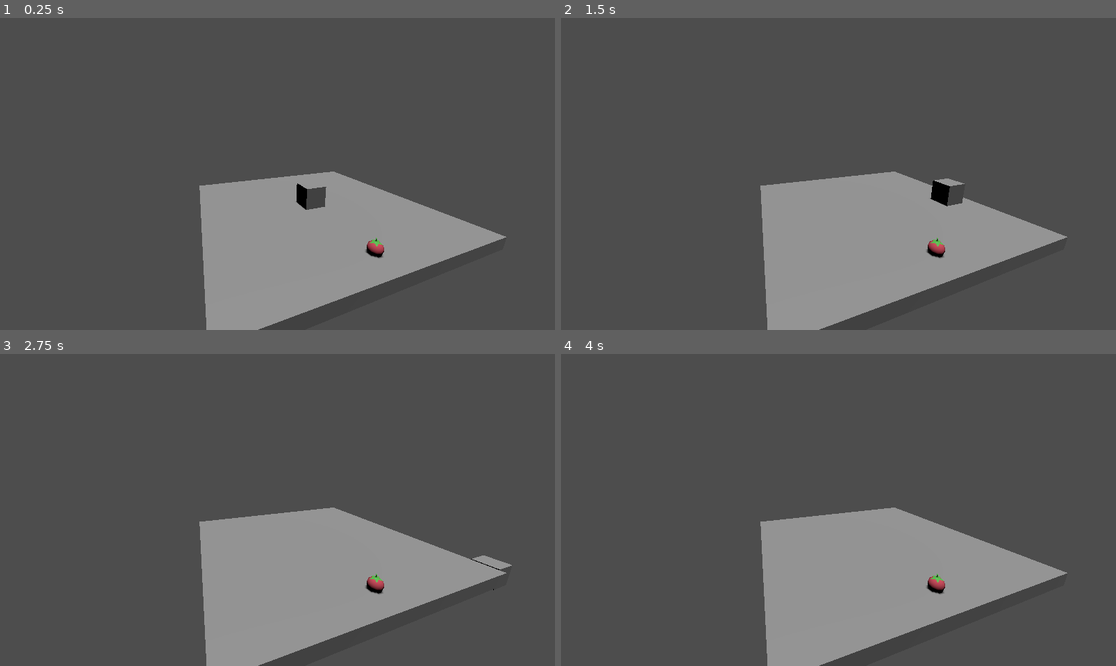
Above: before the commit, frames 1-4 (two rows, left to right).
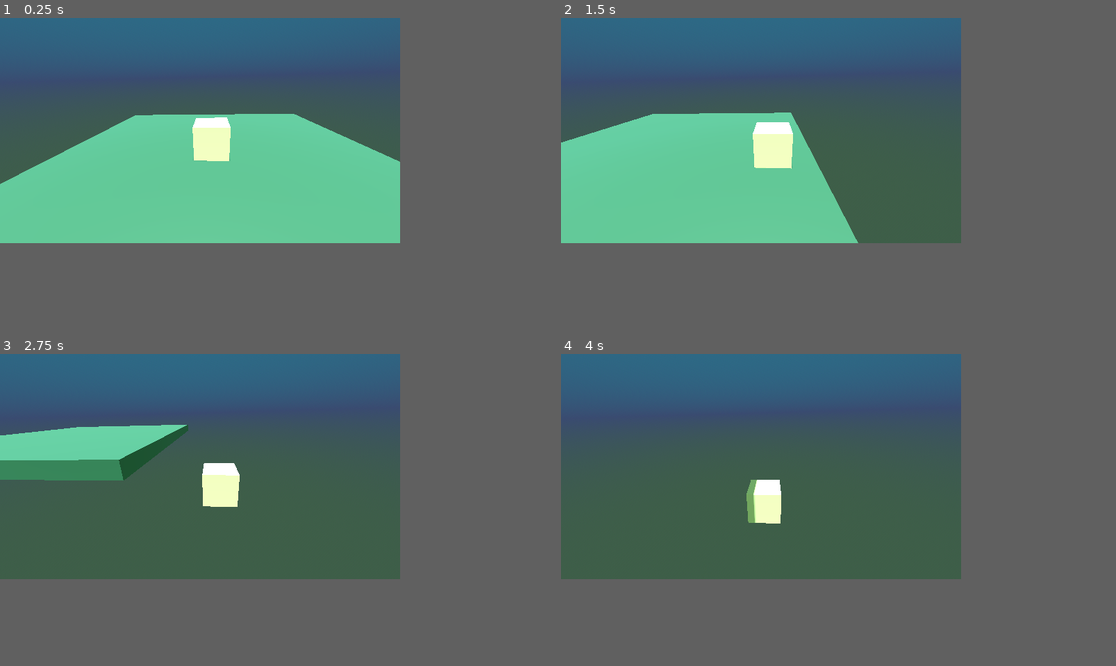
Above: after the commit, the same moments.

Repository: myrrhpansies/moPeachesTEST
Game: Godot game, scene res://scenes/level_1.tscn
Same seed, same stepped clock (60 frames per second), same inputs: the game is played once before the commit and once after it. The project has no main scene, so this scene is started directly.
Inputs:
- Up to frame 1 (0.25 s): no input
- Up to frame 2 (1.5 s): tap Enter (ui_accept) at 0.5, 0.77 s; hold D (Right) 0.53-1.28 s; hold S (Down) from 1.28 s (still down)
- Up to frame 3 (2.75 s): tap Enter (ui_accept) at 1.52 s; release S (Down) at 2.03 s; hold D (Right) from 2.03 s (still down)
- Up to frame 4 (4 s): release D (Right) at 2.78 s; hold W (Up) 2.78-3.53 s; tap Enter (ui_accept) at 3.02, 3.77 s; hold A (Left) from 3.53 s (still down)
In our replay, the window is 799x449 before the commit and 576x324 after it. These sizes can differ from the game's own. Grey fills any space a smaller window leaves; there, only what the larger window draws over its background counts as a difference.

The runs differ from the first frame. In frame 1, 52% of the frame differs, in the area x 0-92%, y 0-100%; in frame 2, 50%; in frame 3, 39%; in frame 4, 34%.

Commit message:
camera tomfoolery

Diff:
--- a/project.godot
+++ b/project.godot
@@ -12,6 +12,12 @@
 
 config/name="3DtEST"
 config/features=PackedStringArray("4.1")
+
+[display]
+
+window/size/viewport_width=576
+window/size/viewport_height=324
+window/stretch/mode="viewport"
 
 [input]
 
--- a/scenes/Blossom.gd
+++ b/scenes/Blossom.gd
@@ -9,6 +9,9 @@
 
 
 func _physics_process(delta):
+
+
+
 	# Add the gravity.
 	if not is_on_floor():
 		velocity.y -= gravity * delta
@@ -29,3 +32,5 @@
 		velocity.z = move_toward(velocity.z, 0, SPEED)
 
 	move_and_slide()
+	#camera controller
+	$cameraCon.position = lerp($cameraCon.position , position, 0.25)
--- a/scenes/Blossom.tscn
+++ b/scenes/Blossom.tscn
@@ -1,8 +1,12 @@
-[gd_scene load_steps=4 format=3 uid="uid://c58vkh2tbeeaa"]
+[gd_scene load_steps=5 format=3 uid="uid://c58vkh2tbeeaa"]
 
 [ext_resource type="Script" path="res://scenes/Blossom.gd" id="1_m11r0"]
 
+[sub_resource type="StandardMaterial3D" id="StandardMaterial3D_xbvqq"]
+albedo_color = Color(0.937255, 0.905882, 0.72549, 1)
+
 [sub_resource type="BoxMesh" id="BoxMesh_b3nmy"]
+material = SubResource("StandardMaterial3D_xbvqq")
 
 [sub_resource type="BoxShape3D" id="BoxShape3D_jqdg6"]
 
@@ -15,3 +19,12 @@
 
 [node name="CollisionShape3D" type="CollisionShape3D" parent="."]
 shape = SubResource("BoxShape3D_jqdg6")
+
+[node name="cameraCon" type="Node3D" parent="."]
+top_level = true
+
+[node name="cameraTar" type="Node3D" parent="cameraCon"]
+transform = Transform3D(0.996995, 4.47035e-08, 0.0774673, -0.0266428, 0.938998, 0.342888, -0.0727417, -0.343922, 0.936176, 0, 1.7446, 4.14614)
+
+[node name="Camera3D" type="Camera3D" parent="cameraCon/cameraTar"]
+current = true
--- /dev/null
+++ b/scenes/level_1.tres
@@ -0,0 +1,19 @@
+[gd_resource type="Environment" load_steps=3 format=3 uid="uid://2ircmb5swwhi"]
+
+[sub_resource type="ProceduralSkyMaterial" id="ProceduralSkyMaterial_wvt2s"]
+sky_top_color = Color(0.176471, 0.423529, 0.529412, 1)
+sky_horizon_color = Color(0.227451, 0.294118, 0.439216, 1)
+sky_curve = 0.0923352
+ground_bottom_color = Color(0.243137, 0.368627, 0.282353, 1)
+ground_horizon_color = Color(0.227451, 0.294118, 0.439216, 1)
+ground_curve = 0.105561
+
+[sub_resource type="Sky" id="Sky_pednj"]
+sky_material = SubResource("ProceduralSkyMaterial_wvt2s")
+
+[resource]
+background_mode = 2
+sky = SubResource("Sky_pednj")
+ambient_light_color = Color(0.337255, 0.509804, 0.32549, 1)
+ambient_light_sky_contribution = 0.4
+ambient_light_energy = 3.2
--- a/scenes/level_1.tscn
+++ b/scenes/level_1.tscn
@@ -1,18 +1,21 @@
-[gd_scene load_steps=5 format=3 uid="uid://cfejhx1hmxhek"]
+[gd_scene load_steps=7 format=3 uid="uid://cfejhx1hmxhek"]
 
 [ext_resource type="PackedScene" uid="uid://c58vkh2tbeeaa" path="res://scenes/Blossom.tscn" id="2_rf4ia"]
 [ext_resource type="PackedScene" uid="uid://c3qbj17hfqlds" path="res://scenes/tomato.tscn" id="3_4mvir"]
+[ext_resource type="Environment" uid="uid://2ircmb5swwhi" path="res://scenes/level_1.tres" id="3_r7w7m"]
+
+[sub_resource type="StandardMaterial3D" id="StandardMaterial3D_3ogil"]
+albedo_color = Color(0.25098, 0.443137, 0.360784, 1)
+roughness = 0.59
 
 [sub_resource type="BoxMesh" id="BoxMesh_ey01j"]
+material = SubResource("StandardMaterial3D_3ogil")
 size = Vector3(10, 0.5, 10)
 
 [sub_resource type="BoxShape3D" id="BoxShape3D_uqq5h"]
 size = Vector3(10, 0.5, 10)
 
 [node name="Level1" type="Node3D"]
-
-[node name="Camera3D" type="Camera3D" parent="."]
-transform = Transform3D(0.932853, 0.0932414, -0.347982, 0, 0.965926, 0.258819, 0.360257, -0.24144, 0.901067, -4.80387, 4, 8)
 
 [node name="floor" type="StaticBody3D" parent="."]
 transform = Transform3D(1, 0, 0, 0, 1, 0, 0, 0, 1, 0, -0.241192, 0)
@@ -34,3 +37,6 @@
 
 [node name="Blossom" parent="." instance=ExtResource("2_rf4ia")]
 transform = Transform3D(1, 0, 0, 0, 1, 0, 0, 0, 1, 0, 0.688777, 0)
+
+[node name="WorldEnvironment" type="WorldEnvironment" parent="."]
+environment = ExtResource("3_r7w7m")
